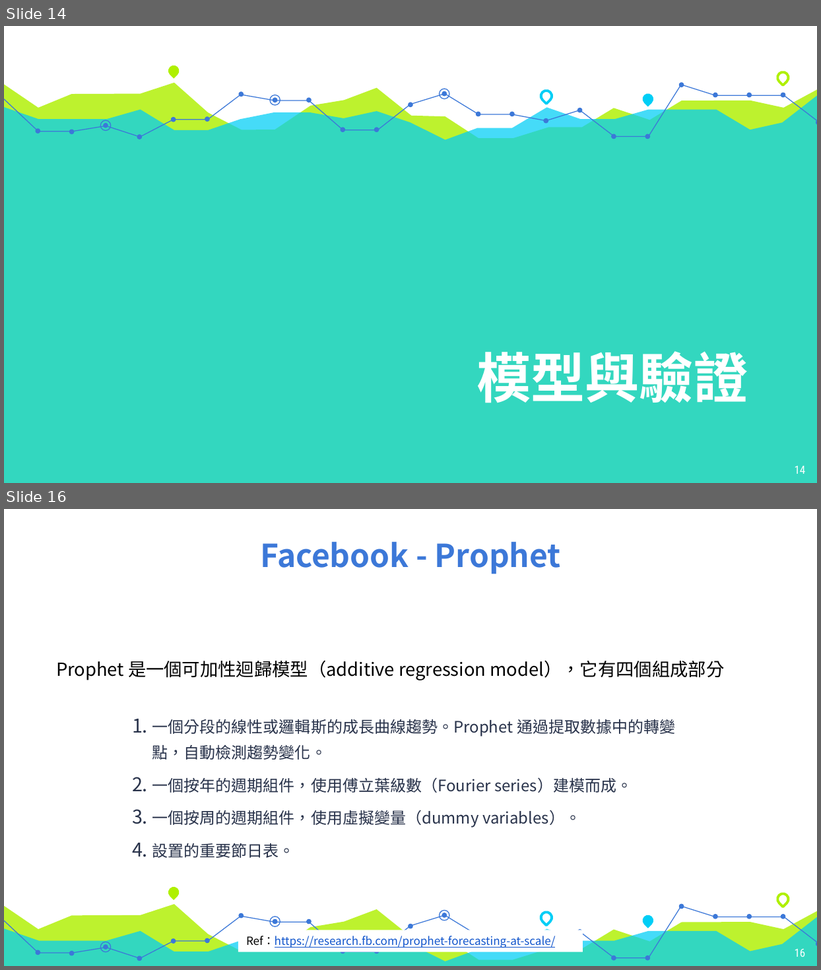
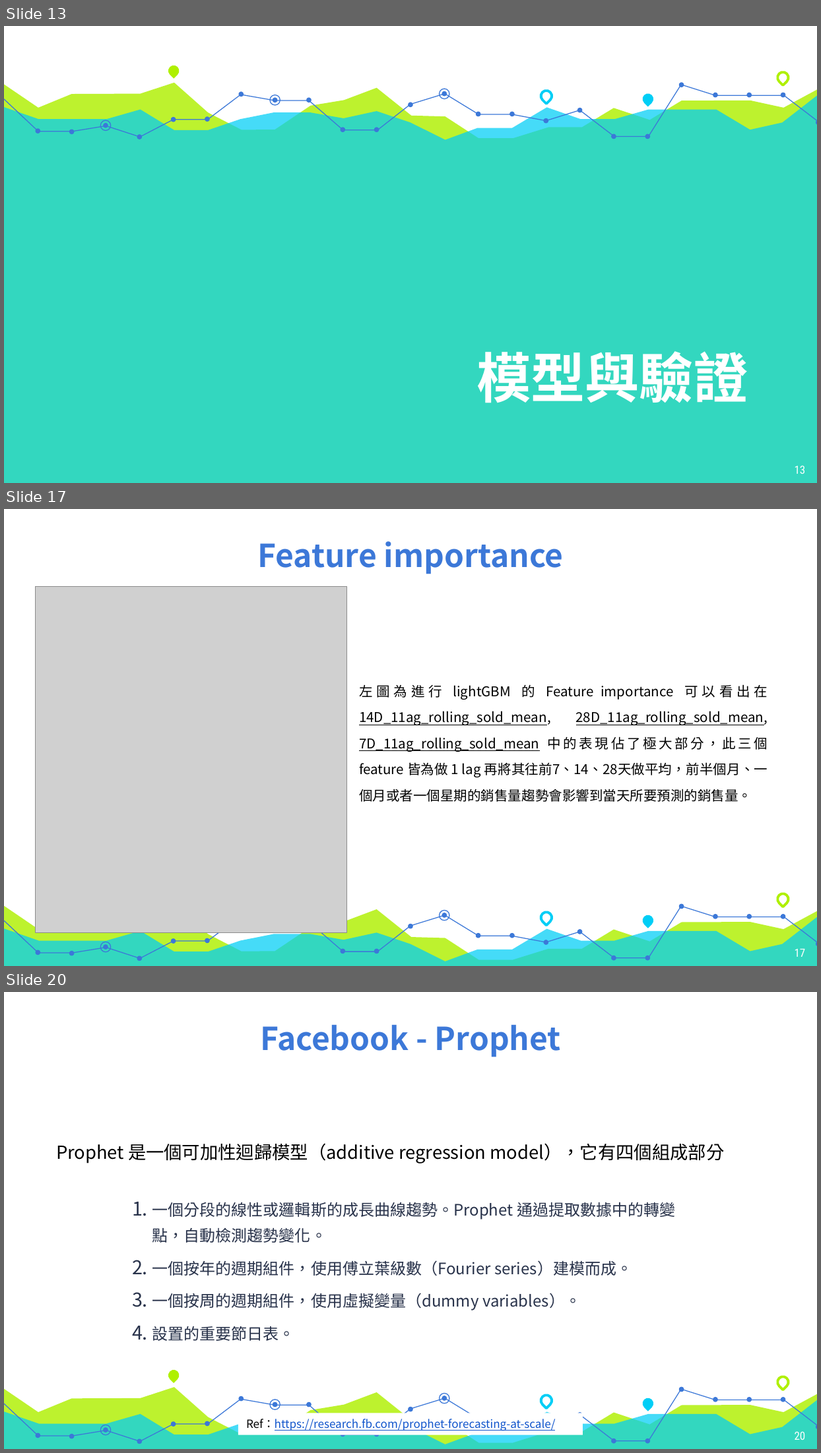
Before and after one commit to acer2265848/M5_Cathay, a slide deck: m5_report.pptx. Shown one above the other, each under a label of ours: slides 14 and 16 before the commit, slides 13, 17 and 20 after it; the slides between them are not shown. The pictures are 821x970 and 821x1453 pixels, drawn with LibreOffice and Linux fonts; fonts in the diff are those of the drawing; grey boxes stand for pictures. Boxes give left, top, right and bottom in pixels: in the first picture for what was removed or moved away, otherwise in the second. Text is boxed around its words. In the diff, an @@ line names an element or a change of style, - is before the commit and + after.

```diff
--- a/m5_report.pptx
+++ b/m5_report.pptx
@@ slide 17 added at <box>4,509,817,966</box>, background #FFFFFF; not listed: 28 template elements that a slide beside it also shows @@
@@ title added at <box>258,541,564,574</box>, 28 pt, text #3C78D8, bold @@
+Feature importance
@@ picture added at <box>36,587,347,933</box> @@
@@ text added at <box>359,685,768,802</box>, 12 pt, text #000000 @@
+左圖為進行 lightGBM 的 Feature importance 可以看出在 14D_11ag_rolling_sold_mean, 28D_11ag_rolling_sold_mean, 7D_11ag_rolling_sold_mean 中的表現佔了極大部分，此三個 feature 皆為做 1 lag 再將其往前7、14、28天做平均，前半個月、一個月或者一個星期的銷售量趨勢會影響到當天所要預測的銷售量。
@@ ellipse added at <box>476,933,481,938</box>, fill #3C78D8 @@
@@ ellipse added at <box>510,933,515,938</box>, fill #3C78D8 @@
@@ ellipse added at <box>544,940,548,945</box>, fill #3C78D8 @@
@@ page number added at <box>795,949,806,957</box>, 10 pt, text #FFFFFF @@
+17
@@ what was slide 14 is now slide 13 @@
@@ page number at <box>795,466,806,474</box>: text changed @@
-14
+13
@@ what was slide 16 is now slide 20 @@
@@ page number at <box>795,1432,806,1440</box>: text changed @@
-16
+20
```
Also in this commit, not shown: 8 slides changed, 7 other slides added, 13 slides removed, 7 other files.
